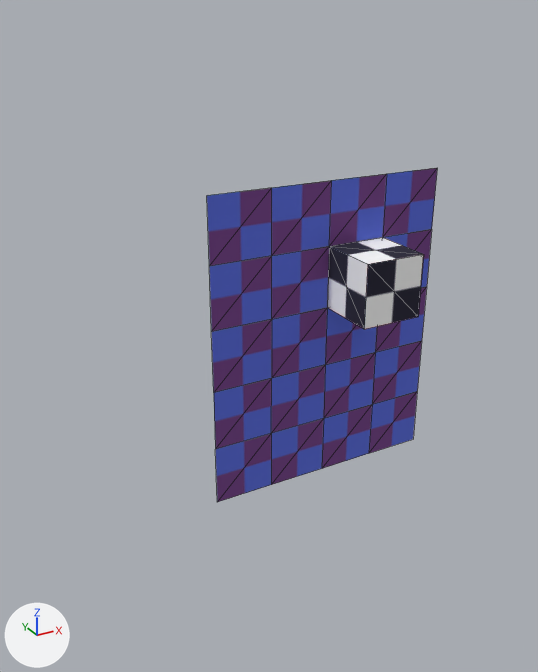
The OBJ model asset/room/test/mesh.obj as it was, and as the next commit left it.
Both versions are drawn from a 50 mm camera at (-12.2, -18.3, 8.6) aimed at (-2.2, -0.1, -0.5). Arrows for +X, +Y and +Z are at lower left; the lights stay in place. Mesh edges are drawn as thin lines. Where no turn or scale is listed for an object, it has been applied to the vertices. Vertices at the same position are counted once.

Before the edit, the objects in view are built like this:
```python
me_default = bpy.data.meshes.new('Default')
me_default.from_pydata(...)  # 35 vertices, 48 faces; spans x -4.0..4.0, y -2.0..0.0, z -6.0..4.0
me_default.materials.append(mat_material0)
ob_default = bpy.data.objects.new('Default', me_default)
ob_default.location = (0.0, 0.0, 0.0)
```
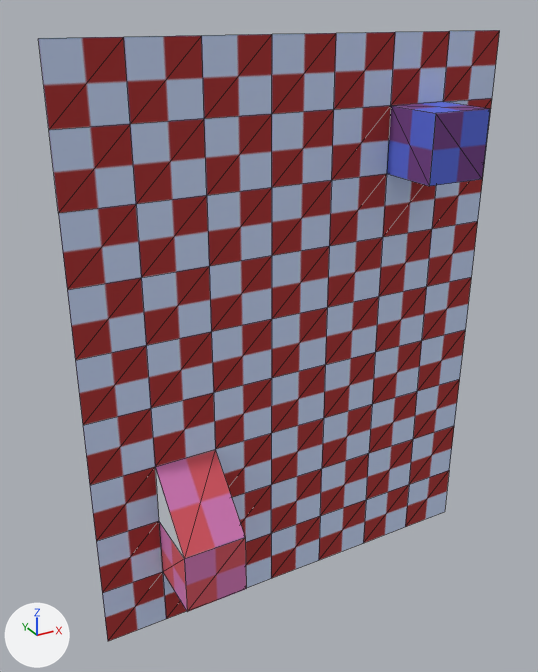
Boxes [x1, y1, x2, y2] around the edits, measured in the pictures (538 x 672 px):
'Default', reshaped (100% wider, 83% taller)
    before: [207, 168, 437, 502]
    after: [38, 30, 500, 641]
part 1 of me_default, built on
    before: [327, 237, 424, 329]
    after: [38, 30, 500, 641]
part 2 of me_default, surface changed
    both: [207, 174, 436, 497]

Patch to the scene script:
```diff
--- a/asset/room/test/mesh.obj.py
+++ b/asset/room/test/mesh.obj.py
@@ me_default @@
 # used by ob_default; location = (0.0, 0.0, 0.0)
-me_default.from_pydata(...)  # 35 vertices, 48 faces; spans x -4.0..4.0, y -2.0..0.0, z -6.0..4.0
+me_default.from_pydata(...)  # 88 vertices, 140 faces; spans x -8.0..6.0, y -2.0..0.0, z -10.0..8.0
+# me_default part 1
+# 5 vertices are removed from x 0.0..2.0, y -2.0, z 0.0..2.0
+# 10 faces are deleted
+# 8 vertices are added at x -8.0..6.0, y 0.0, z -10.0..8.0
+# 9 new vertices lie (2.0, 0.0, 2.0) away from vertices in x -4.0..4.0, y 0.0, z -6.0..4.0
+# 8 new vertices lie (-2.0, 0.0, -2.0) away from vertices in x -4.0..4.0, y 0.0, z -6.0..4.0
+# 8 new vertices lie (-2.0, 0.0, 0.0) away from vertices in x -6.0..6.0, y 0.0, z -8.0..6.0
+# 9 new vertices lie (0.0, 0.0, 2.0) away from vertices in x -8.0..6.0, y 0.0, z -8.0..6.0
+# 8 new vertices lie (0.0, -2.0, 0.0) away from vertices in x -6.0..4.0, y 0.0, z -8.0..6.0
+# 8 new vertices lie (0.0, 0.0, -2.0) away from vertices in x -8.0..6.0, y 0.0, z -8.0..-4.0
+# 102 new faces join them
+# me_default part 2: 38 kept faces spanning x -4.0..4.0, y 0.0, z -6.0..4.0 get new texture (UV) coordinates
 me_default.materials.append(mat_material0)
```
